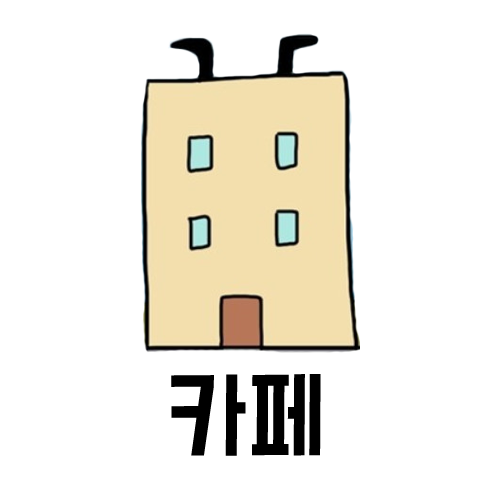
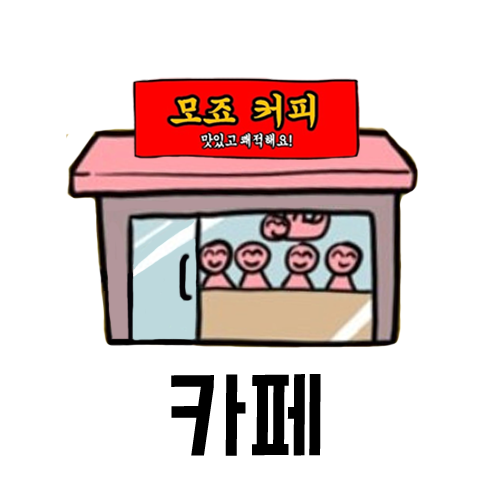
Comparing the layer stacks of the two 500x500 images. Changes:
added layer "레이어 14" above "레이어 13" over [131, 77, 360, 160]
added layer "레이어 13" above "카페" over [66, 123, 419, 349]
hid "레이어 11" over [141, 33, 360, 353]
